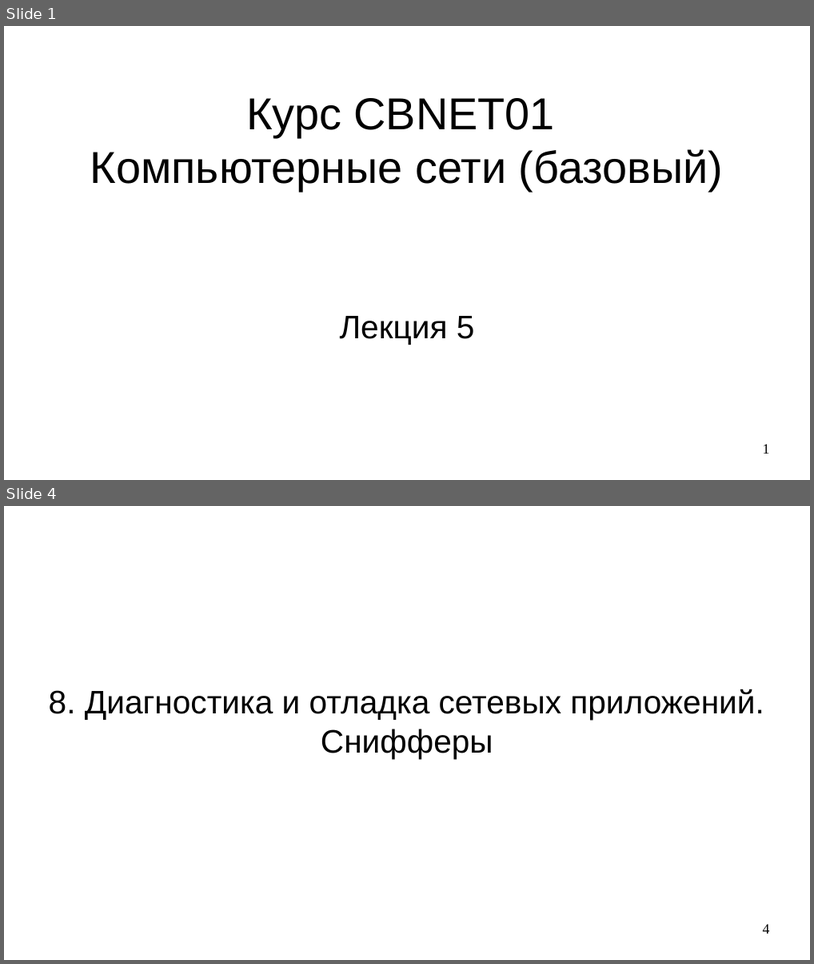
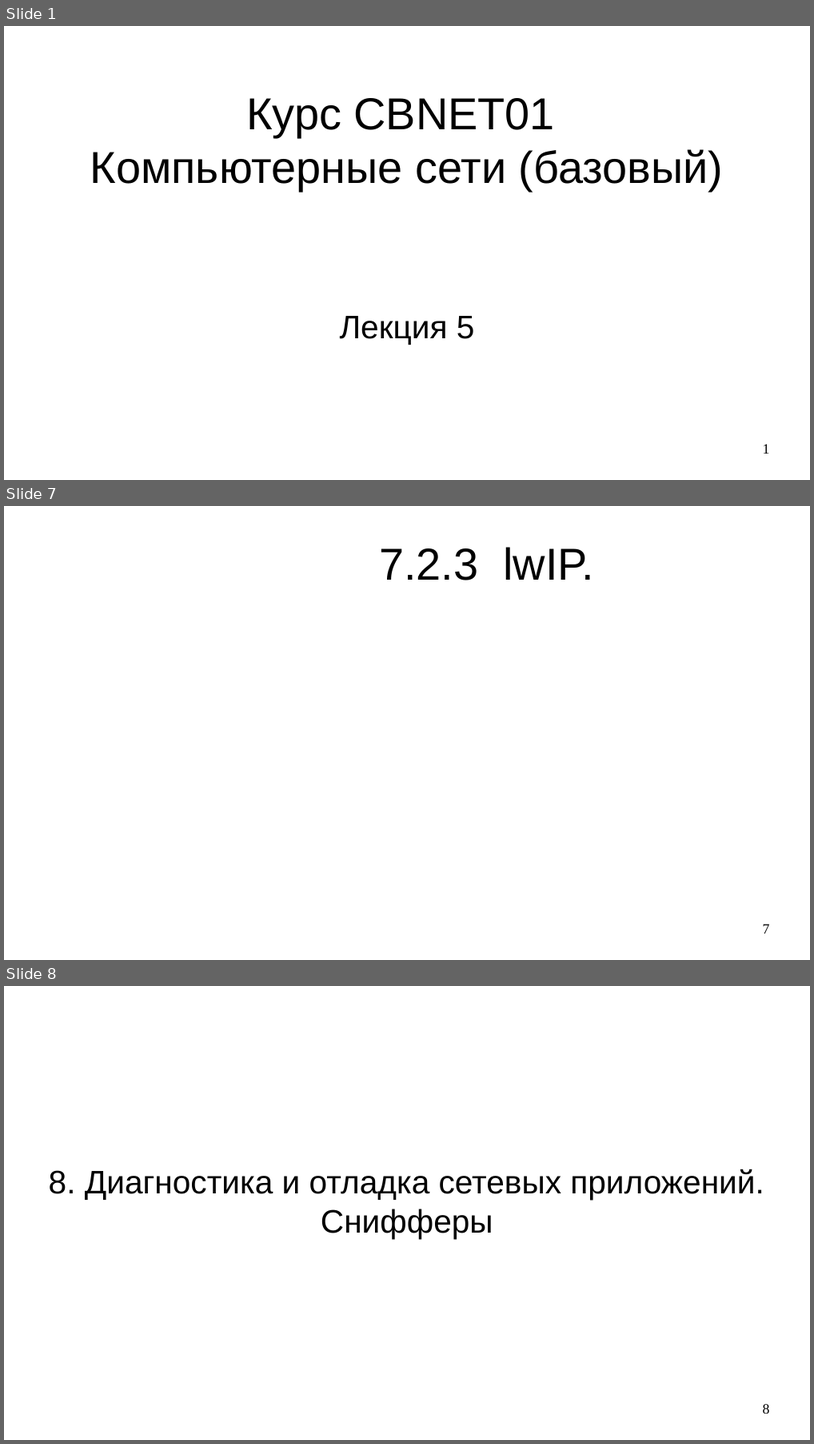
Before and after one commit to steelcraft/stud-lab, a slide deck: Лекции/CBNET01#L5.odp. Shown one above the other, each under a label of ours: slides 1 and 4 before the commit, slides 1, 7 and 8 after it; the slides between them are not shown. The pictures are 814x964 and 814x1444 pixels, drawn with LibreOffice and Linux fonts; fonts in the diff are those of the drawing. Boxes give left, top, right and bottom in pixels: in the first picture for what was removed or moved away, otherwise in the second. Text is boxed around its words. In the diff, an @@ line names an element or a change of style, - is before the commit and + after.

```diff
--- a/Лекции/CBNET01#L5.odp
+++ b/Лекции/CBNET01#L5.odp
@@ slide 7 added at box(4, 506, 810, 960), background #FFFFFF @@
@@ title added at box(379, 547, 594, 580), 44 pt, text #000000 @@
+7.2.3 lwIP.
@@ page number added at box(763, 924, 770, 933), 14 pt, text #000000 @@
+7
@@ what was slide 4 is now slide 8 @@
@@ page number at box(763, 1404, 770, 1413): text changed @@
-4
+8
```
Also in this commit, not shown: 3 slides changed, 4 other slides added, 1 slide removed.
